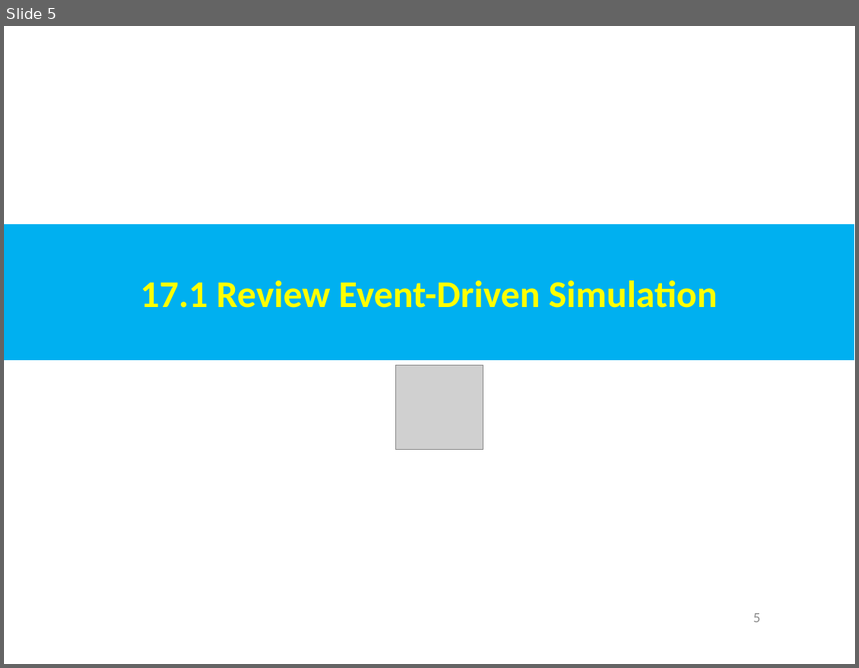
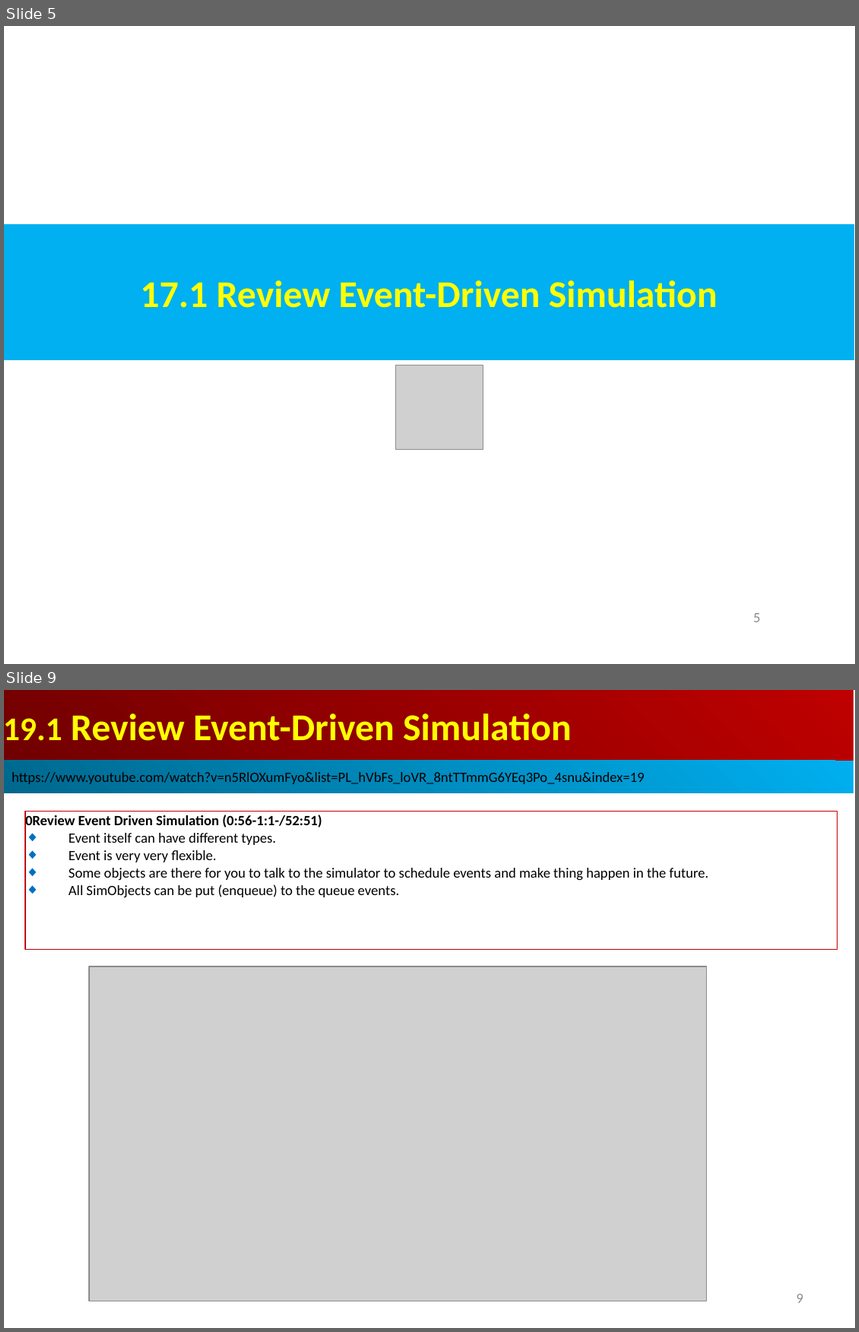
Before and after one commit to peterhchen/AIU_CS850_Gem5_McPAT, a slide deck: 050_Gem5/019.EventDrSim/000_Video/019.EventDrSim.ppt. Shown one above the other, each under a label of ours: slide 5 before the commit, slides 5 and 9 after it; the slides between them are not shown. The pictures are 859x668 and 859x1332 pixels, drawn with LibreOffice and Linux fonts; fonts in the diff are those of the drawing; grey boxes stand for pictures. Boxes give left, top, right and bottom in pixels: in the first picture for what was removed or moved away, otherwise in the second. Text is boxed around its words. In the diff, an @@ line names an element or a change of style, - is before the commit and + after.

```diff
--- a/050_Gem5/019.EventDrSim/000_Video/019.EventDrSim.ppt
+++ b/050_Gem5/019.EventDrSim/000_Video/019.EventDrSim.ppt
@@ slide 9 added at (x1=4, y1=690, x2=855, y2=1328), background #FFFFFF @@
@@ rectangle added at (x1=4, y1=690, x2=854, y2=761), fill gradient #BF0000 to #710000, 32 pt, text #FFFF00, bold @@
+19.1 Review Event-Driven Simulation
@@ rectangle added at (x1=4, y1=761, x2=854, y2=794), fill gradient #00AFEF to #00688E, 12 pt, text #000000 @@
+https://www.youtube.com/watch?v=n5RlOXumFyo&list=PL_hVbFs_loVR_8ntTTmmG6YEq3Po_4snu&index=19
@@ rectangle added at (x1=25, y1=811, x2=837, y2=948), outline #C00000 0.74 pt, 12 pt, text #000000 @@
+0Review Event Driven Simulation (0:56-1:1-/52:51)
+◆ Event itself can have different types.
+◆ Event is very very flexible.
+◆ Some objects are there for you to talk to the simulator to schedule events and make thing happen in the future.
+◆ All SimObjects can be put (enqueue) to the queue events.
@@ picture added at (x1=89, y1=967, x2=707, y2=1302) @@
@@ page number added at (x1=797, y1=1294, x2=804, y2=1303), 12 pt, text #8B8B8B @@
+9
```
Also in this commit, not shown: 1 slide changed, 2 other slides added.
